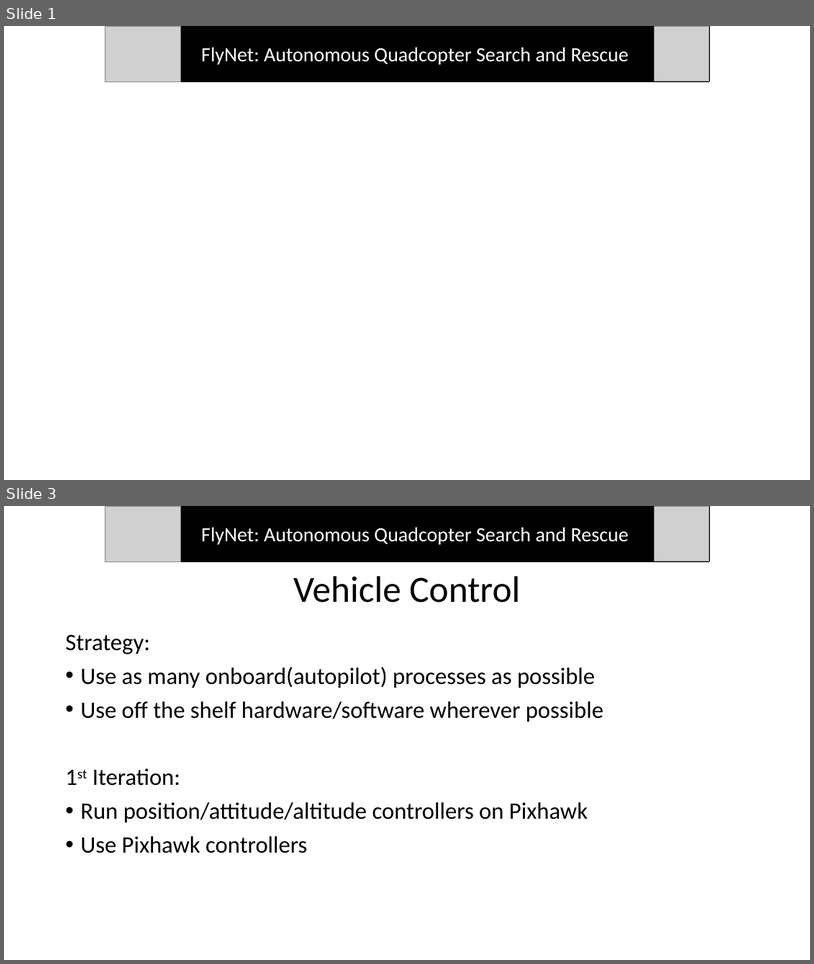
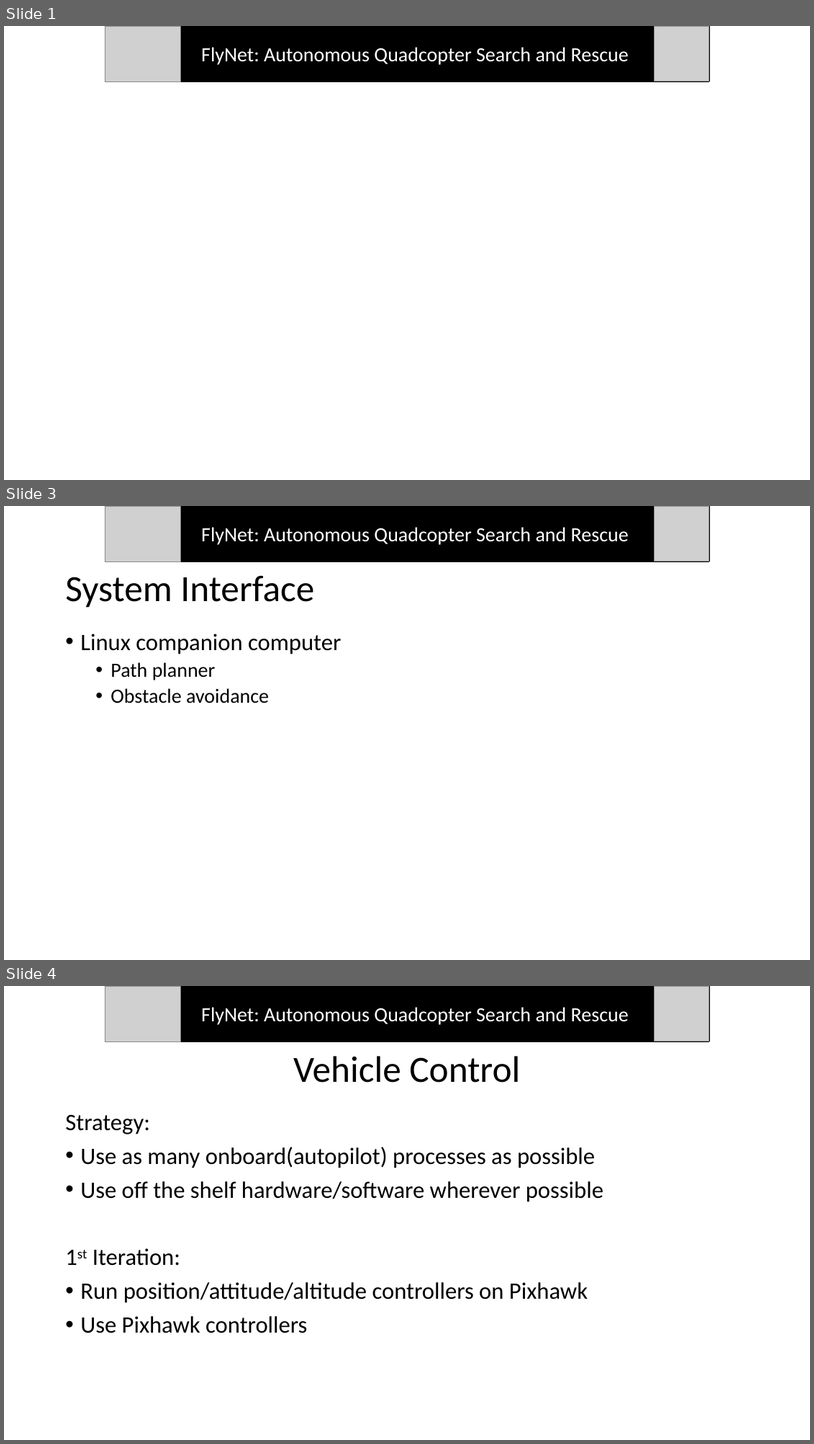
Before and after one commit to dtbinh/FlyNet, a slide deck: Presentations/Mid Semester Review/Individual_Slides/Bryce/Presentation1.pptx. Shown one above the other, each under a label of ours: slides 1 and 3 before the commit, slides 1, 3 and 4 after it; the slides between them are not shown. The pictures are 814x964 and 814x1444 pixels, drawn with LibreOffice and Linux fonts; fonts in the diff are those of the drawing; grey boxes stand for pictures. Boxes give left, top, right and bottom in pixels: in the first picture for what was removed or moved away, otherwise in the second. Text is boxed around its words. In the diff, an @@ line names an element or a change of style, - is before the commit and + after.

```diff
--- a/Presentations/Mid Semester Review/Individual_Slides/Bryce/Presentation1.pptx
+++ b/Presentations/Mid Semester Review/Individual_Slides/Bryce/Presentation1.pptx
@@ slide 3 added at (4, 506, 810, 960), background #FFFFFF @@
@@ group added at (105, 506, 710, 561): 2 pictures, 1 line, 1 rectangle, 1 text @@
+FlyNet: Autonomous Quadcopter Search and Rescue
@@ title added at (65, 576, 314, 608), 44 pt, text #000000 @@
+System Interface
@@ text added at (80, 633, 341, 703), 24 pt, text #000000 @@
+• Linux companion computer
+  • Path planner
+  • Obstacle avoidance
@@ what was slide 3 is now slide 4 @@
```
Also in this commit, not shown: 3 slides changed.
